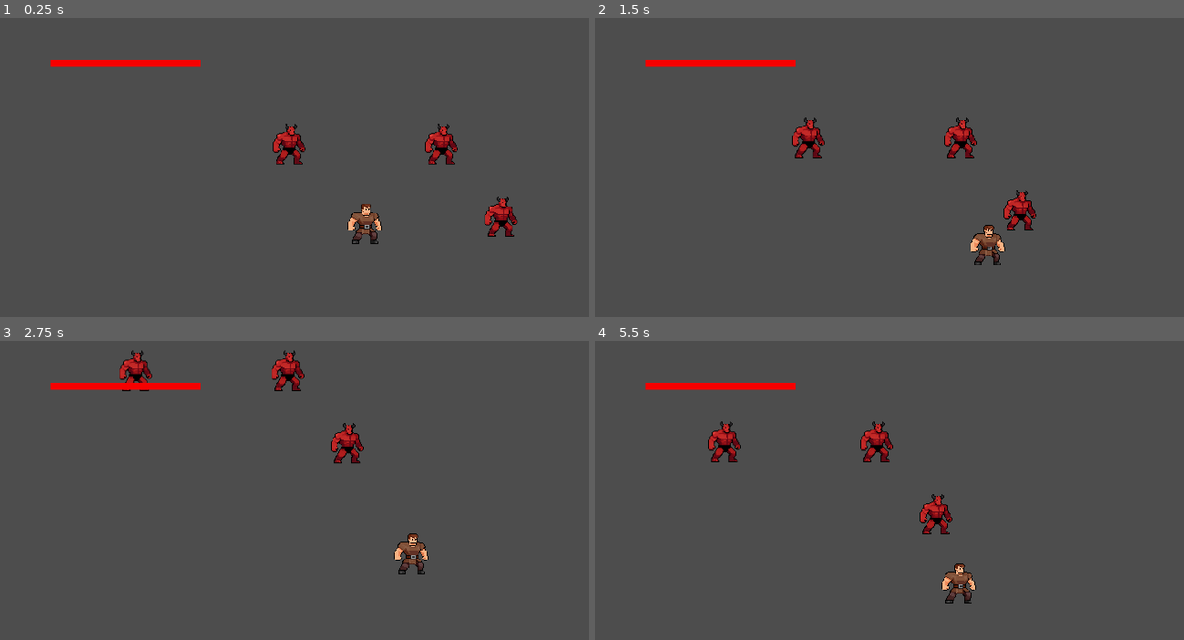
Above: before the commit, frames 1-4 (two rows, left to right).
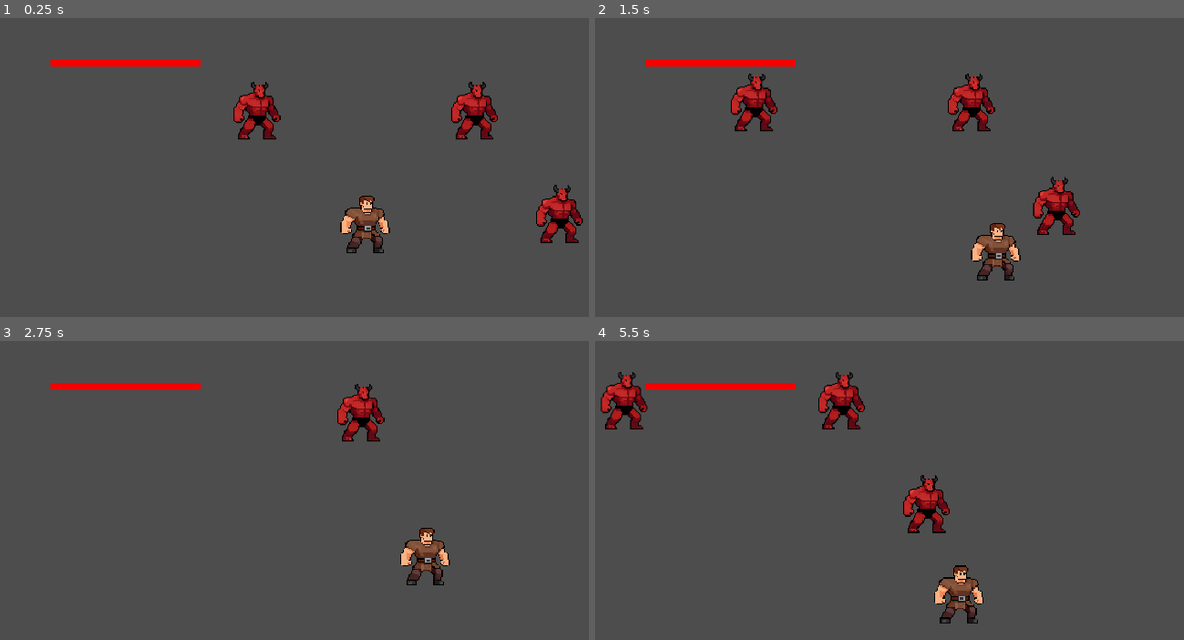
Above: after the commit, the same moments.

Repository: tonyrayf/9-GYMS-OF-INFERNO
Game: Godot game, scene res://scenes/levels/Antoha'sTestLevel.tscn
Two runs of this game, one before a commit and one after it. Both use one fixed random seed, a clock stepped at 60 frames per second and the inputs below. This scene is started directly instead of the project's main scene.
Inputs (mouse positions are in pixels of both pictures, inside the frame that each line leads up to):
- Up to frame 1 (0.25 s): no input
- Up to frame 2 (1.5 s): move the mouse to (1119, 203) at 0.52 s; hold D (move_right) 0.53-1.28 s; click (1119, 203) at 0.6 s; move the mouse to (812, 242) at 1.27 s; hold S (move_down) from 1.28 s (still down); click (812, 242) at 1.35 s
- Up to frame 3 (2.75 s): move the mouse to (435, 454) at 2.02 s; release S (move_down) at 2.03 s; hold D (move_right) from 2.03 s (still down); click (435, 454) at 2.1 s
- Up to frame 4 (5.5 s): move the mouse to (924, 628) at 2.77 s; release D (move_right) at 2.78 s; hold W (move_up) 2.78-3.53 s; click (924, 628) at 2.85 s; move the mouse to (1178, 607) at 3.52 s; hold Left (move_left) 3.53-5.03 s; click (1178, 607) at 3.6 s; move the mouse to (742, 484) at 4.27 s; click (742, 484) at 4.35 s; move the mouse to (995, 544) at 5.02 s; hold S (move_down) from 5.03 s (still down); click (995, 544) at 5.1 s

The runs differ from the first frame. In frame 1, 4.9% of the frame differs, in the area x 39-99%, y 21-79%; in frame 2, 4.9%, in the area x 23-83%, y 18-88%; in frame 3, 3.1%; in frame 4, 4.7%.

Commit message:
API for punch check

Diff:
--- a/scenes/Level1.tscn
+++ b/scenes/Level1.tscn
@@ -15,4 +15,5 @@
 attacker = 1
 
 [node name="Camera" parent="." unique_id=197222917 node_paths=PackedStringArray("player") instance=ExtResource("1_bwv4p")]
+zoom = Vector2(1, 1)
 player = NodePath("../Player")
--- a/scenes/levels/Antoha'sTestLevel.tscn
+++ b/scenes/levels/Antoha'sTestLevel.tscn
@@ -1,9 +1,9 @@
 [gd_scene format=3 uid="uid://4r8lrs14y8os"]
 
 [ext_resource type="PackedScene" uid="uid://bdtpol41yul1o" path="res://scenes/player/player.tscn" id="1_6ovph"]
-[ext_resource type="PackedScene" uid="uid://cl2hjnveuiyo1" path="res://scenes/player/main_camera.tscn" id="1_bwv4p"]
 [ext_resource type="PackedScene" uid="uid://cs6vf01j0yvhu" path="res://scenes/damage_hitbox.tscn" id="3_dw26h"]
 [ext_resource type="PackedScene" uid="uid://ixnf6jqlqi8n" path="res://scenes/enemy/enemy_regular.tscn" id="3_odhdn"]
+[ext_resource type="PackedScene" uid="uid://bhloh8uks6g2n" path="res://scenes/main_camera.tscn" id="4_ph5t1"]
 
 [node name="Level1" type="Node2D" unique_id=106251467]
 
@@ -18,12 +18,10 @@
 
 [node name="Player" parent="." unique_id=1281337577 instance=ExtResource("1_6ovph")]
 position = Vector2(4, 5)
-punch_radius = 48.445
 
 [node name="DamageHitbox" parent="." unique_id=340150669 instance=ExtResource("3_dw26h")]
 position = Vector2(186, 1)
 damage = 20.0
 attacker = 1
 
-[node name="Camera" parent="." unique_id=197222917 node_paths=PackedStringArray("player") instance=ExtResource("1_bwv4p")]
-player = NodePath("../Player")
+[node name="Camera" parent="." unique_id=197222917 instance=ExtResource("4_ph5t1")]
--- a/scenes/main_camera.tscn
+++ b/scenes/main_camera.tscn
@@ -3,10 +3,12 @@
 [ext_resource type="Script" uid="uid://p8745cevr357" path="res://scripts/main_camera.gd" id="1_r5jk0"]
 
 [node name="Camera" type="Camera2D" unique_id=197222917]
-zoom = Vector2(0.7, 0.7)
+ignore_rotation = false
 process_callback = 0
 position_smoothing_enabled = true
 position_smoothing_speed = 2.5
+rotation_smoothing_enabled = true
+rotation_smoothing_speed = 10.0
 drag_left_margin = 0.25
 drag_top_margin = 0.18
 drag_right_margin = 0.25
--- a/scenes/player/main_camera.tscn
+++ /dev/null
@@ -1,15 +0,0 @@
-[gd_scene format=3 uid="uid://cl2hjnveuiyo1"]
-
-[ext_resource type="Script" uid="uid://p8745cevr357" path="res://scripts/main_camera.gd" id="1_r5jk0"]
-
-[node name="Camera" type="Camera2D" unique_id=197222917]
-zoom = Vector2(0.7, 0.7)
-process_callback = 0
-position_smoothing_enabled = true
-position_smoothing_speed = 2.5
-drag_left_margin = 0.25
-drag_top_margin = 0.18
-drag_right_margin = 0.25
-drag_bottom_margin = 0.18
-script = ExtResource("1_r5jk0")
-smooth_weight = null
--- a/scripts/Global.gd
+++ b/scripts/Global.gd
@@ -1,9 +1,12 @@
 extends Node
 
 
+var player : CharacterBody2D
+var main_camera : Camera2D
+
 enum Attacker { PLAYER, ENEMY, ENV }
 
-func spawn_damage_hitbox(damage: float, position: Vector2, attacker: int, time_to_live: float = 0.08, radius: float = 50.0) -> void:
+func spawn_damage_hitbox(damage: float, position: Vector2, attacker: int, radius: float = 50.0, time_to_live: float = 0.08) -> bool:
 	var damage_hitbox_scene := load("res://scenes/damage_hitbox.tscn")
 	var damage_hitbox = damage_hitbox_scene.instantiate()
 	get_tree().current_scene.add_child(damage_hitbox)
@@ -13,3 +16,23 @@
 	damage_hitbox.attacker = attacker
 	damage_hitbox.sphere_collision.radius = radius
 	damage_hitbox.time_to_live = time_to_live
+
+	# дальше душная проверка на столкновение, чтобы вернуть bool ударил или нет
+	var space_state = damage_hitbox.get_world_2d().direct_space_state
+	var query = PhysicsShapeQueryParameters2D.new()
+	var shape = CircleShape2D.new()
+	shape.radius = radius
+
+	query.shape = shape
+	query.transform = Transform2D(0, position)
+
+	var results = space_state.intersect_shape(query)
+	var punched = false
+
+	for result in results:
+		var body = result.collider
+		if (not body.is_in_group("player") and attacker == Global.Attacker.PLAYER) \
+		or (not body.is_in_group("enemy") and attacker == Global.Attacker.ENEMY):
+			punched = true
+
+	return punched
--- a/scripts/main_camera.gd
+++ b/scripts/main_camera.gd
@@ -1,9 +1,32 @@
 extends Camera2D
 
 
-@export var player : Node2D
+var shake_time : float = 0 # длительность шейка
+var shake_timer : float = 0
+var shake_amplitude : float = 0
+var shake_magnitude : float = 0 # количество циклов
+
+
+func shake(amplitude: float, duration: float, magnitude: float = 1) -> void:
+	shake_time = duration
+	shake_timer = duration
+	rotation_degrees = -shake_amplitude
+	shake_amplitude = amplitude
+	shake_magnitude = magnitude
+
+
+func _ready() -> void:
+	Global.main_camera = self
 
 
 func _process(delta: float) -> void:
-	if player:
-		global_position = player.global_position
+	if Global.player:
+		global_position = Global.player.global_position
+
+	# Shake
+	if shake_timer > 0:
+		shake_timer = max(shake_timer - delta, 0)
+		rotation_degrees = shake_amplitude * sin((1 - shake_timer / shake_time) * 2*PI * shake_magnitude)
+
+		if shake_timer <= 0:
+			rotation_degrees = 0
--- a/scripts/player_script.gd
+++ b/scripts/player_script.gd
@@ -17,17 +17,21 @@
 
 @export_group("Stats")
 var punch_damage : float
-@export var punch_damage_shfb : Array = [50, 25, 10, 50]
+@export var punch_damage_shfb : Array = [80, 50, 25, 60]
 
-@export var punch_radius : float = 10
+var punch_radius : float = 60 # грубо говоря длина ручки
+@export var punch_radius_shfb : Array = [80, 70, 60, 75]
+
+var punch_collision_radius : float
+@export var punch_collision_radius_shfb : Array = [70, 60, 50, 70]
 
 var take_damage_multi : float
 @export var take_damage_multi_shfb : Array = [1, 0.3, 2, 0.3]
 
-var punch_time : float; var punch_timer : float = 0 # in seconds
+var punch_time : float; var punch_timer : float = 0 # время между ударами кулаками
 @export var punch_time_shfb : Array = [1, 2, 0.2, 1]
 
-var kick_time : float; var kick_timer : float = 0  # in seconds
+var kick_time : float; var kick_timer : float = 0 # время между пинком
 @export var kick_time_shfb : Array = [2.2, 3.5, 1, 2]
 
 enum Mode { STRONGER, HARDER, FASTER, BETTER }
@@ -35,6 +39,12 @@
 
 @export_group("References")
 @export var health_bar : Node
+
+@export_group("Visual params")
+@export var stronger_punch_shake_amplitude : float = 40
+@export var stronger_punch_shake_duration : float = 0.1
+@export var stronger_punch_shake_magnitude : float = 1.4
+
 
 @onready var damage_hitbox_scene := preload("res://scenes/damage_hitbox.tscn")
 
@@ -44,12 +54,18 @@
 
 	speed = speed_shfb[mode]
 	punch_damage = punch_damage_shfb[mode]
+	punch_collision_radius = punch_collision_radius_shfb[mode]
 	take_damage_multi = take_damage_multi_shfb[mode]
-	punch_time = punch_damage_shfb[mode]
+	punch_time = punch_time_shfb[mode]
 	kick_time = kick_time_shfb[mode]
 
-func mode_stronger_logic(delta: float) -> void:
-	pass
+func mode_stronger_logic(delta: float, punched: bool) -> void:
+	if punched and Global.main_camera:
+		Global.main_camera.shake(
+			stronger_punch_shake_amplitude,
+			stronger_punch_shake_duration,
+			stronger_punch_shake_magnitude
+		)
 
 func mode_harder_logic(delta: float) -> void:
 	pass
@@ -57,13 +73,22 @@
 func mode_faster_logic(delta: float) -> void:
 	pass
 
+func mode_better_logic(delta: float, punched: bool) -> void:
+	if punched and Global.main_camera:
+		Global.main_camera.shake(
+			stronger_punch_shake_amplitude,
+			stronger_punch_shake_duration,
+			stronger_punch_shake_magnitude
+		)
+
 
 func deal_damage(damage: float) -> void:
 	health -= damage * take_damage_multi
 
 
 func _ready() -> void:
-	change_mode(Mode.FASTER)
+	change_mode(Mode.STRONGER)
+	Global.player = self
 
 
 func _process(delta: float) -> void:
@@ -78,17 +103,33 @@
 		queue_free()
 
 	# == Attacks ==
-	if Input.is_action_just_pressed("attack_punch"):
+
+	# Punch
+	if punch_timer > 0:
+		punch_timer = max(punch_timer - delta, 0)
+
+	var punched : bool = false
+	if Input.is_action_just_pressed("attack_punch") and punch_timer <= 0:
+		punch_timer = punch_time
+
 		var mouse_pos := get_global_mouse_position()
 
 		var direction = (mouse_pos - global_position).normalized()
 		var spawn_pos = global_position + direction * punch_radius
 
-		Global.spawn_damage_hitbox( \
-			punch_damage, \
-			spawn_pos, \
-			Global.Attacker.PLAYER
+		punched = Global.spawn_damage_hitbox(
+			punch_damage,
+			spawn_pos,
+			Global.Attacker.PLAYER,
+			punch_collision_radius
 		)
+
+	# Выполняем логику SHFB
+	match current_mode:
+		Mode.STRONGER: mode_stronger_logic(delta, punched)
+		Mode.HARDER: mode_harder_logic(delta)
+		Mode.FASTER: mode_faster_logic(delta)
+		Mode.BETTER: mode_better_logic(delta, punched)
 
 
 func _physics_process(delta: float) -> void:
